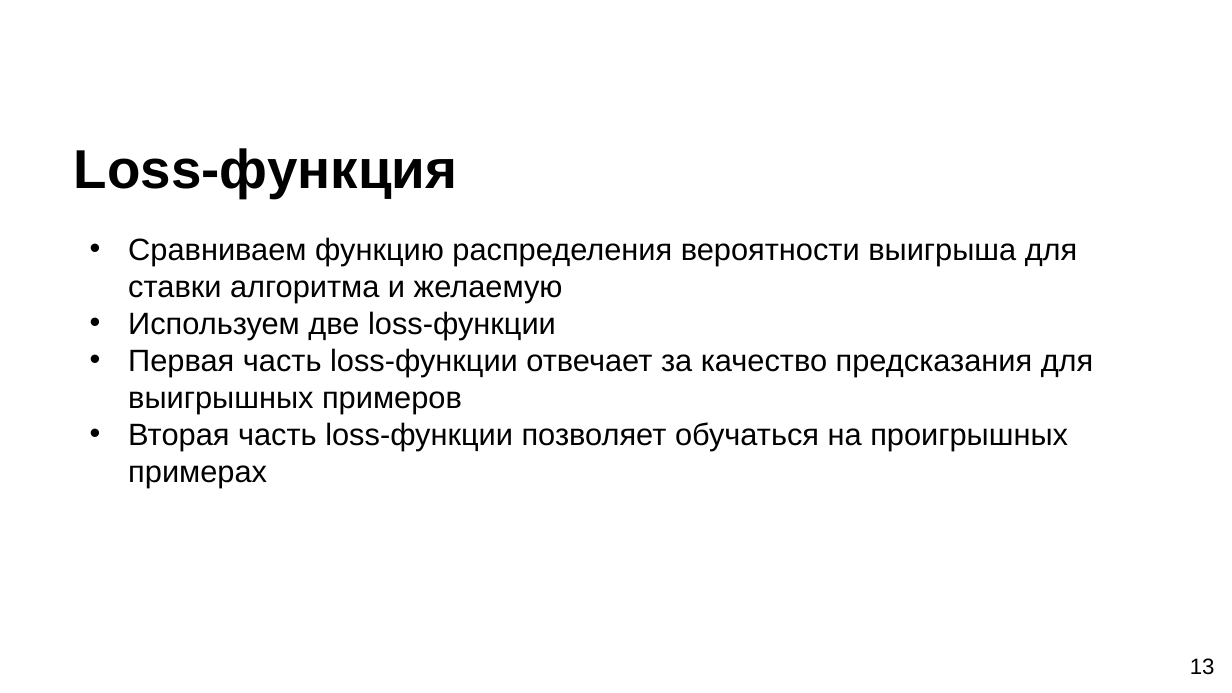
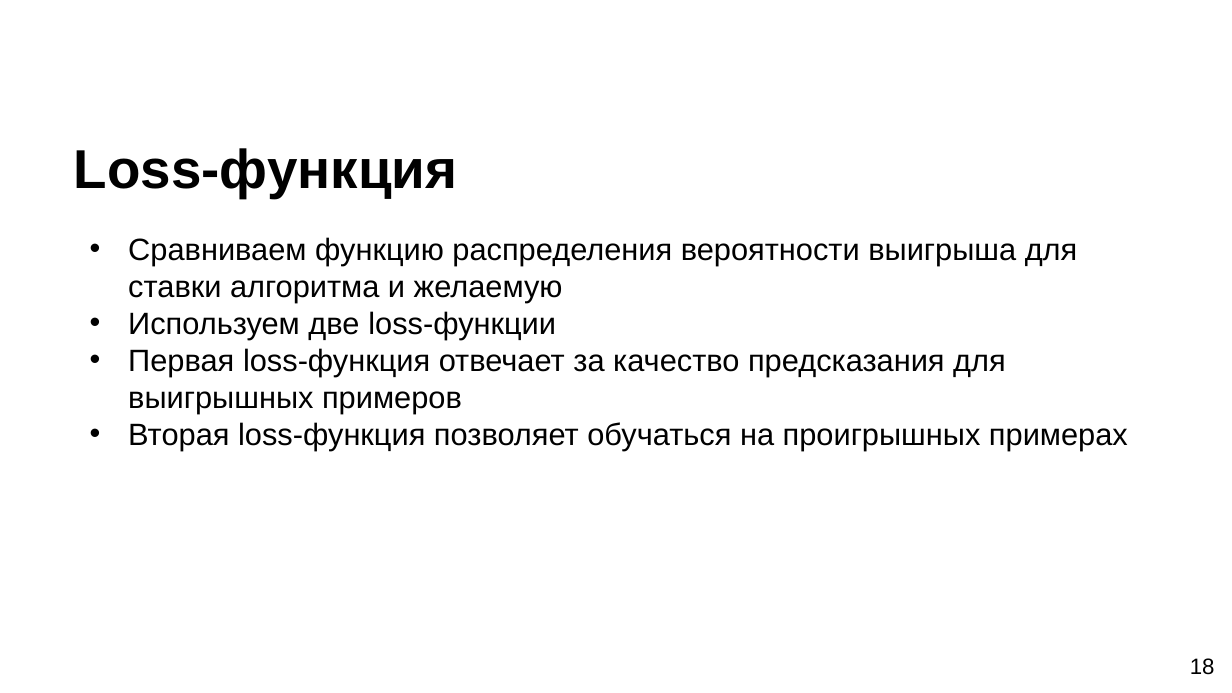
Before and after one commit to SerTelnov/landscape-forecasting, a slide deck: slide 18 of stuff/docs/2020-pps-forecasting.pptx (slide 13 before the commit). Drawn at 1232x693 pixels with LibreOffice and Linux fonts; fonts in the diff are those of the drawing; background and template pictures are left out. Boxes give left, top, right and bottom in pixels: in the first picture for what was removed or moved away, otherwise in the second. Text is boxed around its words. In the diff, an @@ line names an element or a change of style, - is before the commit and + after.

```diff
--- a/stuff/docs/2020-pps-forecasting.pptx
+++ b/stuff/docs/2020-pps-forecasting.pptx
@@ text at (128, 348, 1128, 450): text changed @@
-• Первая часть loss-функции отвечает за качество предсказания для выигрышных примеров
-• Вторая часть loss-функции позволяет обучаться на проигрышных примерах
+• Первая loss-функция отвечает за качество предсказания для выигрышных примеров
+• Вторая loss-функция позволяет обучаться на проигрышных примерах
@@ page number at (1190, 658, 1215, 675): text changed @@
-13
+18
```
Also in this commit, not shown: 11 other slides changed, 9 slides added, 2 slides removed.
